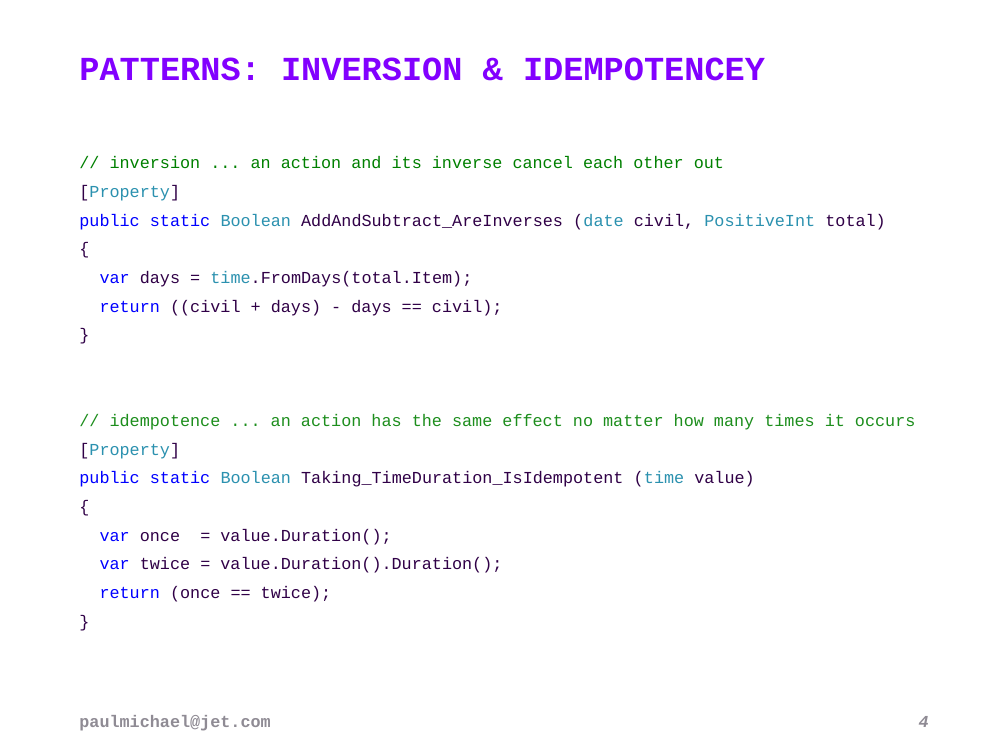
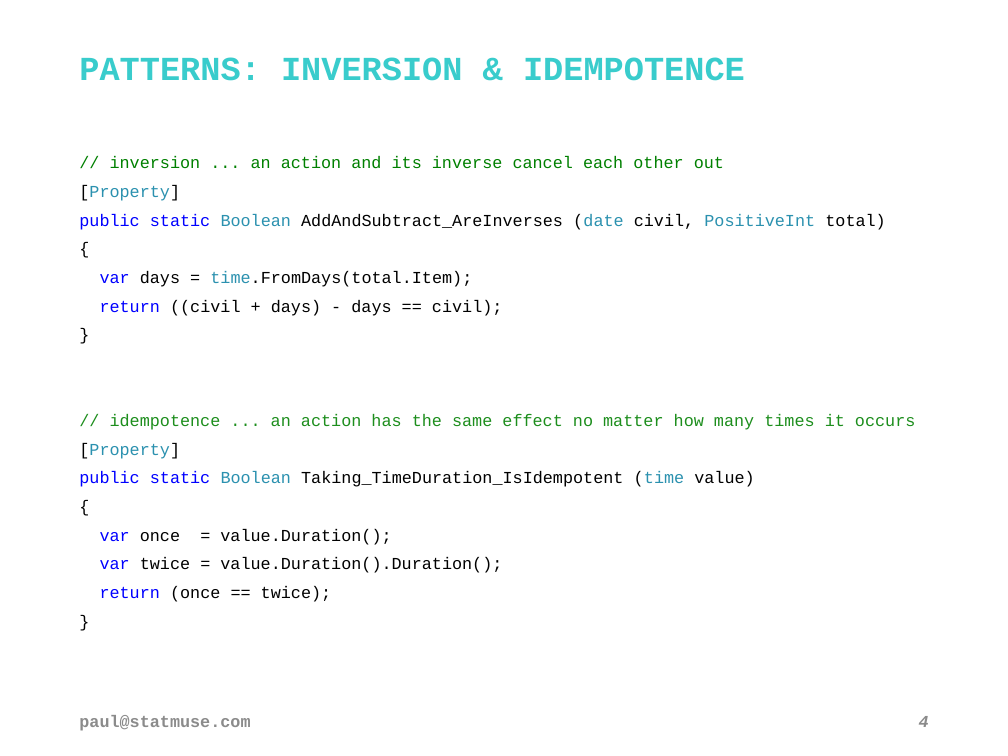
Before and after one commit to pblasucci/quickpbt, a slide deck: slide 4 of quickpbt.pptx. Drawn at 1008x756 pixels with LibreOffice and Linux fonts; fonts in the diff are those of the drawing; background and template pictures are left out. Boxes give left, top, right and bottom in pixels: in the first picture for what was removed or moved away, otherwise in the second. Text is boxed around its words. In the diff, an @@ line names an element or a change of style, - is before the commit and + after.

Commit message:
updated slide deck (statmuse); added pdf version of presentation

```diff
--- a/quickpbt.pptx
+++ b/quickpbt.pptx
@@ title at bbox=[79, 57, 745, 81]: text changed; text colour #8200FF to #39CCCC @@
-PATTERNS: INVERSION & IDEMPOTENCEY
+PATTERNS: INVERSION & IDEMPOTENCE
@@ text at bbox=[79, 185, 885, 602]: text colour #300047 to #000000 in "[Property]", "AddAndSubtract_AreInverses (date civil, total)", "{", "days = time.FromDays(total.Item);" and 9 more places @@
@@ text at bbox=[79, 715, 250, 731]: text changed; text colour #8F8C95 to #8C8C8C @@
-paulmichael@jet.com
+paul@statmuse.com
```
Also in this commit, not shown: 22 other slides changed, 1 other file.
